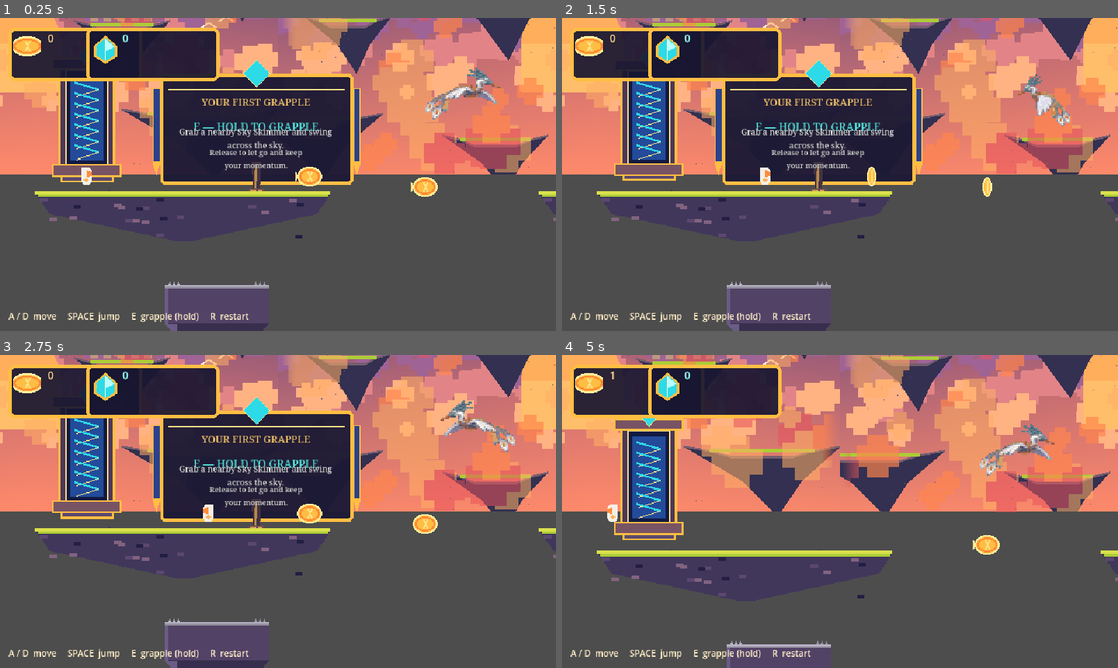
Above: before the commit, frames 1-4 (two rows, left to right).
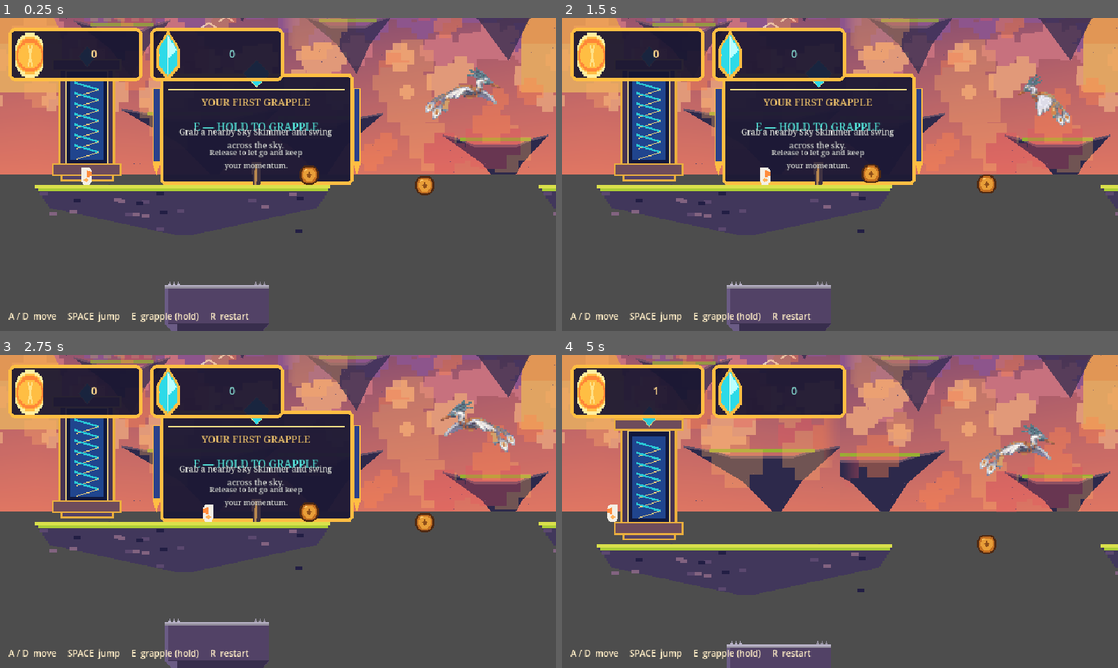
Above: after the commit, the same moments.

Repository: sebastiannovia/EclipseGameSebastian
Game: Godot game, scene res://scenes/Main.tscn
The game is run twice, just before and just after one commit, with the same random seed, the same clock (stepped at 60 frames per second) and the same inputs.
Inputs (mouse positions are in pixels of both pictures, inside the frame that each line leads up to):
- Up to frame 1 (0.25 s): no input
- Up to frame 2 (1.5 s): tap Enter at 0.5 s; move the mouse to (962, 158) at 0.52 s; hold D (move_right) from 0.53 s (still down); tap E (grapple) at 0.6, 1.35 s; click (962, 158) at 0.67 s; tap Space (jump) at 0.77, 1.07 s; move the mouse to (728, 190) at 1.27 s; click (728, 190) at 1.42 s
- Up to frame 3 (2.75 s): tap Space (jump) at 1.52, 1.82 s; move the mouse to (333, 442) at 2.02 s; release D (move_right) at 2.03 s; hold A (move_left) from 2.03 s (still down); tap E (grapple) at 2.1 s; click (333, 442) at 2.17 s
- Up to frame 4 (5 s): move the mouse to (812, 574) at 2.77 s; release A (move_left) at 2.78 s; hold D (move_right) 2.78-4.28 s; tap E (grapple) at 2.85, 3.6, 4.35 s; click (812, 574) at 2.92 s; tap Space (jump) at 3.02, 3.32, 3.77, 4.07, 4.52, 4.82 s; move the mouse to (1006, 558) at 3.52 s; click (1006, 558) at 3.67 s; move the mouse to (673, 464) at 4.27 s; hold A (move_left) from 4.28 s (still down); click (673, 464) at 4.42 s

The runs differ from the first frame. In frame 1, 26% of the frame differs, in the area x 0-100%, y 0-71%; in frame 2, 26%; in frame 3, 26%; in frame 4, 34%, in the area x 0-100%, y 0-78%.

Commit message:
Polish collectible visuals and align platform art

Diff:
--- a/scenes/levels/Level_01.tscn
+++ b/scenes/levels/Level_01.tscn
@@ -89,13 +89,9 @@
 [sub_resource type="RectangleShape2D" id="RectDeathPlane"]
 size = Vector2(5800, 24)
 
-[sub_resource type="AtlasTexture" id="HudCoinFrame"]
+[sub_resource type="AtlasTexture" id="HudPanelFrame"]
 atlas = ExtResource("17_hud_frames")
-region = Rect2(0, 0, 160, 72)
-
-[sub_resource type="AtlasTexture" id="HudGemFrame"]
-atlas = ExtResource("17_hud_frames")
-region = Rect2(160, 0, 160, 72)
+region = Rect2(0, 0, 320, 72)
 
 [node name="Level_01" type="Node2D" unique_id=485609847]
 script = ExtResource("1_level")
@@ -109,6 +105,7 @@
 repeat_times = 10
 
 [node name="Sky" type="Sprite2D" parent="Background/Backdrop" unique_id=1965784943]
+modulate = Color(0.88, 0.86, 0.93, 1)
 texture = ExtResource("11_bg")
 
 [node name="DistantIslands" type="Parallax2D" parent="Background" unique_id=1192578213]
@@ -117,6 +114,7 @@
 repeat_times = 10
 
 [node name="Layer" type="Sprite2D" parent="Background/DistantIslands" unique_id=1709620618]
+modulate = Color(0.86, 0.86, 0.94, 0.72)
 scale = Vector2(0.333333, 0.333333)
 texture = ExtResource("13_far_islands")
 
@@ -126,6 +124,7 @@
 repeat_times = 10
 
 [node name="Layer" type="Sprite2D" parent="Background/Clouds" unique_id=29588490]
+modulate = Color(1, 1, 1, 0.58)
 material = SubResource("CloudFadeMaterial")
 scale = Vector2(0.333333, 0.333333)
 texture = ExtResource("12_clouds")
@@ -475,6 +474,7 @@
 spin_speed = 1.2
 
 [node name="PortalArtwork" type="Sprite2D" parent="EntrancePortal" unique_id=1790214483]
+modulate = Color(0.92, 0.92, 0.92, 1)
 position = Vector2(0, -80)
 texture = ExtResource("14_portal_entry")
 
@@ -492,6 +492,7 @@
 pulse_speed = 2.8
 
 [node name="PortalArtwork" type="Sprite2D" parent="ExitPortal" unique_id=1415316828]
+modulate = Color(0.92, 0.92, 0.92, 1)
 position = Vector2(0, -80)
 texture = ExtResource("15_portal_exit")
 
@@ -582,55 +583,71 @@
 [node name="HudLayer" type="CanvasLayer" parent="." unique_id=208181902]
 layer = 5
 
-[node name="CoinFrame" type="TextureRect" parent="HudLayer" unique_id=1346560128]
+[node name="CollectiblesPanel" type="TextureRect" parent="HudLayer"]
 offset_left = 8.0
 offset_top = 6.0
-offset_right = 88.0
+offset_right = 168.0
 offset_bottom = 42.0
 mouse_filter = 2
-texture = SubResource("HudCoinFrame")
-
-[node name="GemFrame" type="TextureRect" parent="HudLayer" unique_id=485872441]
-offset_left = 94.0
-offset_top = 6.0
-offset_right = 174.0
-offset_bottom = 42.0
-mouse_filter = 2
-texture = SubResource("HudGemFrame")
-
-[node name="CoinIcon" type="TextureRect" parent="HudLayer" unique_id=1629741195]
-offset_left = 15.0
-offset_top = 16.0
-offset_right = 31.0
-offset_bottom = 32.0
+texture = SubResource("HudPanelFrame")
+stretch_mode = 0
+
+[node name="Counters" type="HBoxContainer" parent="HudLayer/CollectiblesPanel"]
+anchors_preset = 15
+anchor_right = 1.0
+anchor_bottom = 1.0
+offset_left = 10.0
+offset_right = -10.0
+grow_horizontal = 2
+grow_vertical = 2
+mouse_filter = 2
+theme_override_constants/separation = 10
+
+[node name="CoinCounter" type="HBoxContainer" parent="HudLayer/CollectiblesPanel/Counters"]
+layout_mode = 2
+custom_minimum_size = Vector2(65, 0)
+size_flags_horizontal = 3
+mouse_filter = 2
+theme_override_constants/separation = 4
+
+[node name="CoinIcon" type="TextureRect" parent="HudLayer/CollectiblesPanel/Counters/CoinCounter"]
+layout_mode = 2
+custom_minimum_size = Vector2(16, 16)
 mouse_filter = 2
 texture = ExtResource("18_hud_coin")
-
-[node name="GemIcon" type="TextureRect" parent="HudLayer" unique_id=192839764]
-offset_left = 101.0
-offset_top = 16.0
-offset_right = 117.0
-offset_bottom = 32.0
-mouse_filter = 2
-texture = ExtResource("19_hud_gem")
-
-[node name="CoinCount" type="Label" parent="HudLayer" unique_id=746113789]
-offset_left = 37.0
-offset_top = 15.0
-offset_right = 80.0
-offset_bottom = 33.0
-theme_override_colors/font_color = Color(1, 0.86, 0.56, 1)
+stretch_mode = 0
+
+[node name="CoinCount" type="Label" parent="HudLayer/CollectiblesPanel/Counters/CoinCounter"]
+layout_mode = 2
+custom_minimum_size = Vector2(32, 0)
+size_flags_horizontal = 3
+mouse_filter = 2
+theme_override_colors/font_color = Color(1, 0.84, 0.55, 1)
 theme_override_font_sizes/font_size = 12
 text = "0"
 horizontal_alignment = 1
 vertical_alignment = 1
 
-[node name="SpecialCoinCount" type="Label" parent="HudLayer" unique_id=547967595]
-offset_left = 123.0
-offset_top = 15.0
-offset_right = 166.0
-offset_bottom = 33.0
-theme_override_colors/font_color = Color(0.55, 0.94, 0.91, 1)
+[node name="SpecialCounter" type="HBoxContainer" parent="HudLayer/CollectiblesPanel/Counters"]
+layout_mode = 2
+custom_minimum_size = Vector2(65, 0)
+size_flags_horizontal = 3
+mouse_filter = 2
+theme_override_constants/separation = 4
+
+[node name="GemIcon" type="TextureRect" parent="HudLayer/CollectiblesPanel/Counters/SpecialCounter"]
+layout_mode = 2
+custom_minimum_size = Vector2(16, 16)
+mouse_filter = 2
+texture = ExtResource("19_hud_gem")
+stretch_mode = 0
+
+[node name="SpecialCoinCount" type="Label" parent="HudLayer/CollectiblesPanel/Counters/SpecialCounter"]
+layout_mode = 2
+custom_minimum_size = Vector2(32, 0)
+size_flags_horizontal = 3
+mouse_filter = 2
+theme_override_colors/font_color = Color(0.52, 0.86, 0.82, 1)
 theme_override_font_sizes/font_size = 12
 text = "0"
 horizontal_alignment = 1
--- a/scripts/levels/float_island.gd
+++ b/scripts/levels/float_island.gd
@@ -53,7 +53,12 @@
 	sprite.centered = true
 	var texture_size: Vector2 = sprite.texture.get_size()
 	sprite.scale = Vector2(rect.size.x / texture_size.x, 1.0)
-	sprite.position = shape_node.position + Vector2(0.0, 13.0)
+	# All supplied platform prefabs put the grass surface seven pixels below the image top.
+	# Align the first visible grass row with the collision top for each texture
+	# height and each existing rectangle height.
+	var visible_surface_row: float = 7.0
+	var artwork_top_offset: float = (texture_size.y - rect.size.y) * 0.5 - visible_surface_row
+	sprite.position = shape_node.position + Vector2(0.0, artwork_top_offset)
 	sprite.z_index = -1
 	add_child(sprite)
 
--- a/scripts/levels/level_01.gd
+++ b/scripts/levels/level_01.gd
@@ -71,8 +71,8 @@
 @onready var _restart_button: Button = get_node("VictoryUI/Center/Box/RestartButton") as Button
 @onready var _hint: Label = get_node("HudLayer/Hint") as Label
 @onready var _tutorial_ui: GrappleTutorial = get_node("GrappleTutorialSign") as GrappleTutorial
-@onready var _coin_count_label: Label = get_node("HudLayer/CoinCount") as Label
-@onready var _special_count_label: Label = get_node("HudLayer/SpecialCoinCount") as Label
+@onready var _coin_count_label: Label = get_node("HudLayer/CollectiblesPanel/Counters/CoinCounter/CoinCount") as Label
+@onready var _special_count_label: Label = get_node("HudLayer/CollectiblesPanel/Counters/SpecialCounter/SpecialCoinCount") as Label
 
 var _state: State = State.PLAYING
 var _elapsed: float = 0.0
--- a/scripts/levels/portal.gd
+++ b/scripts/levels/portal.gd
@@ -33,7 +33,7 @@
 	_elapsed += delta
 	var artwork: Sprite2D = get_node_or_null("PortalArtwork") as Sprite2D
 	if artwork != null:
-		artwork.scale.y = 1.0 + 0.018 * sin(_elapsed * pulse_speed)
+		artwork.scale.y = 1.0 + 0.008 * sin(_elapsed * pulse_speed)
 	else:
 		queue_redraw()
 
--- a/scripts/objects/coin.gd
+++ b/scripts/objects/coin.gd
@@ -3,19 +3,11 @@
 class_name CoinPickup
 
 @export_range(1, 999, 1) var value: int = 1
-@export_range(0.2, 4.0, 0.1) var animation_speed: float = 0.8
-@export_range(0.0, 8.0, 0.25) var bob_height: float = 2.5
+@export_range(0.2, 4.0, 0.1) var animation_speed: float = 0.4
+@export_range(0.0, 8.0, 0.25) var bob_height: float = 1.0
 
 const TRACKER_GROUP: StringName = &"collectible_tracker"
 const PICKUP_DURATION: float = 0.38
-
-const COIN_SHEET: Texture2D = preload(
-	"res://assets/art/final_pack/STRATOS_Art_Assets/collectibles/coin_spin_6f_32x32.png"
-)
-
-const PICKUP_SHEET: Texture2D = preload(
-	"res://assets/art/final_pack/STRATOS_Art_Assets/effects/coin_pickup_8f_64x64.png"
-)
 
 @onready var _collision: CollisionShape2D = get_node_or_null("CollisionShape2D") as CollisionShape2D
 
@@ -42,7 +34,7 @@
 		_pickup_elapsed += delta
 		queue_redraw()
 
-		if _pickup_elapsed >= PICKUP_DURATION:
+		if _pickup_elapsed >= _pickup_duration():
 			queue_free()
 
 		return
@@ -60,46 +52,48 @@
 		_draw_pickup_effect()
 		return
 
+	var flip_width: float = 0.93 + 0.07 * absf(cos(_elapsed * TAU * animation_speed))
+	draw_set_transform(Vector2.ZERO, 0.0, Vector2(flip_width, 1.0))
 	_draw_idle_art()
+	draw_set_transform(Vector2.ZERO, 0.0, Vector2.ONE)
 
 
 func _draw_idle_art() -> void:
-	var frame: int = int(floor(_elapsed * animation_speed * 8.0)) % 6
-	var region := Rect2(
-		Vector2(frame * 32, 0),
-		Vector2(32, 32)
-	)
-
-	draw_texture_rect_region(
-		COIN_SHEET,
-		Rect2(-16, -16, 32, 32),
-		region
-	)
+	# A faceted gold coin with a dark rim and a restrained engraved sun mark.
+	draw_colored_polygon(PackedVector2Array([
+		Vector2(-4, -11), Vector2(4, -11), Vector2(8, -9), Vector2(11, -4),
+		Vector2(11, 4), Vector2(8, 9), Vector2(4, 11), Vector2(-4, 11),
+		Vector2(-8, 9), Vector2(-11, 4), Vector2(-11, -4), Vector2(-8, -9),
+	]), Color(0.31, 0.16, 0.07, 1.0))
+	draw_colored_polygon(PackedVector2Array([
+		Vector2(-4, -9), Vector2(4, -9), Vector2(7, -7), Vector2(9, -3),
+		Vector2(9, 3), Vector2(7, 7), Vector2(4, 9), Vector2(-4, 9),
+		Vector2(-7, 7), Vector2(-9, 3), Vector2(-9, -3), Vector2(-7, -7),
+	]), Color(0.76, 0.43, 0.13, 1.0))
+	draw_colored_polygon(PackedVector2Array([
+		Vector2(-3, -7), Vector2(3, -7), Vector2(6, -5), Vector2(7, -2),
+		Vector2(7, 2), Vector2(5, 5), Vector2(3, 7), Vector2(-3, 7),
+		Vector2(-5, 5), Vector2(-7, 2), Vector2(-7, -2), Vector2(-5, -5),
+	]), Color(0.91, 0.62, 0.22, 1.0))
+	draw_colored_polygon(PackedVector2Array([
+		Vector2(0, -4), Vector2(3, 0), Vector2(0, 4), Vector2(-3, 0),
+	]), Color(0.56, 0.31, 0.10, 1.0))
+	draw_colored_polygon(PackedVector2Array([
+		Vector2(-6, -5), Vector2(-4, -7), Vector2(-1, -7), Vector2(-4, -5),
+	]), Color(1.0, 0.79, 0.42, 1.0))
 
 
 func _draw_pickup_effect() -> void:
-	var frame: int = mini(
-		7,
-		int(floor(_pickup_elapsed / PICKUP_DURATION * 8.0))
-	)
-
-	var region := Rect2(
-		Vector2(frame * 64, 0),
-		Vector2(64, 64)
-	)
-
-	var alpha: float = 1.0 - clampf(
-		_pickup_elapsed / PICKUP_DURATION,
-		0.0,
-		1.0
-	)
-
-	draw_texture_rect_region(
-		PICKUP_SHEET,
-		Rect2(-32, -32, 64, 64),
-		region,
-		Color(1, 1, 1, alpha)
-	)
+	var progress: float = clampf(_pickup_elapsed / PICKUP_DURATION, 0.0, 1.0)
+	var alpha: float = 1.0 - progress
+	for index in 5:
+		var angle: float = TAU * float(index) / 5.0 - PI * 0.5
+		var point: Vector2 = Vector2.from_angle(angle) * (2.0 + progress * 8.0)
+		var size: float = 1.5 * alpha + 0.5
+		draw_colored_polygon(PackedVector2Array([
+			point + Vector2(0, -size), point + Vector2(size * 0.6, 0),
+			point + Vector2(0, size), point + Vector2(-size * 0.6, 0),
+		]), Color(0.88, 0.59, 0.22, alpha))
 
 
 func _on_body_entered(body: Node2D) -> void:
@@ -122,3 +116,7 @@
 		tracker.call("add_coins", maxi(1, value))
 	else:
 		push_warning("CoinPickup: No collectible tracker found.")
+
+
+func _pickup_duration() -> float:
+	return PICKUP_DURATION
--- a/scripts/objects/flying_creature.gd
+++ b/scripts/objects/flying_creature.gd
@@ -223,11 +223,11 @@
 
 	if _hooked:
 		_anchor_fx.modulate = Color(hooked_color, 1.0)
-		_anchor_fx.scale = Vector2(anchor_scale * 1.25, anchor_scale * 1.25)
-		_anchor_fx.speed_scale = 1.6
+		_anchor_fx.scale = Vector2(anchor_scale * 1.1, anchor_scale * 1.1)
+		_anchor_fx.speed_scale = 1.0
 	else:
-		var pulse: float = 0.5 + 0.5 * sin(_elapsed * 6.0)
-		_anchor_fx.modulate = Color(range_color, 0.45 + 0.4 * pulse)
+		var pulse: float = 0.5 + 0.5 * sin(_elapsed * 2.5)
+		_anchor_fx.modulate = Color(range_color, 0.38 + 0.2 * pulse)
 		_anchor_fx.scale = Vector2(anchor_scale, anchor_scale)
 		_anchor_fx.speed_scale = 1.0
 
--- a/scripts/objects/special_coin.gd
+++ b/scripts/objects/special_coin.gd
@@ -1,20 +1,36 @@
 extends "res://scripts/objects/coin.gd"
 
-const GEM_SHEET: Texture2D = preload("res://assets/art/final_pack/STRATOS_Art_Assets/collectibles/special_gem_spin_6f_40x40.png")
-const GEM_PICKUP_SHEET: Texture2D = preload("res://assets/art/final_pack/STRATOS_Art_Assets/effects/gem_pickup_8f_64x64.png")
-
-
 func _draw_idle_art() -> void:
-	var frame: int = int(floor(_elapsed * animation_speed * 8.0)) % 6
-	var region := Rect2(Vector2(frame * 40, 0), Vector2(40, 40))
-	draw_texture_rect_region(GEM_SHEET, Rect2(-20, -20, 40, 40), region)
+	# A small turquoise gem with a restrained gold setting and crisp facets.
+	draw_colored_polygon(PackedVector2Array([
+		Vector2(0, -14), Vector2(8, -9), Vector2(10, -4), Vector2(8, 7),
+		Vector2(0, 14), Vector2(-8, 7), Vector2(-10, -4), Vector2(-8, -9),
+	]), Color(0.30, 0.19, 0.12, 1.0))
+	draw_colored_polygon(PackedVector2Array([
+		Vector2(0, -12), Vector2(7, -8), Vector2(8, -3), Vector2(6, 6),
+		Vector2(0, 11), Vector2(-6, 6), Vector2(-8, -3), Vector2(-7, -8),
+	]), Color(0.83, 0.55, 0.20, 1.0))
+	draw_colored_polygon(PackedVector2Array([
+		Vector2(0, -9), Vector2(5, -6), Vector2(6, -2), Vector2(4, 5),
+		Vector2(0, 9), Vector2(-4, 5), Vector2(-6, -2), Vector2(-5, -6),
+	]), Color(0.13, 0.52, 0.55, 1.0))
+	draw_colored_polygon(PackedVector2Array([
+		Vector2(0, -8), Vector2(3, -5), Vector2(0, 2), Vector2(-3, -1),
+	]), Color(0.50, 0.82, 0.75, 1.0))
 
 
 func _draw_pickup_effect() -> void:
-	var frame: int = mini(7, int(floor(_pickup_elapsed / _pickup_duration() * 8.0)))
-	var region := Rect2(Vector2(frame * 64, 0), Vector2(64, 64))
-	var alpha: float = 1.0 - clampf(_pickup_elapsed / _pickup_duration(), 0.0, 1.0)
-	draw_texture_rect_region(GEM_PICKUP_SHEET, Rect2(-32, -32, 64, 64), region, Color(1, 1, 1, alpha))
+	var progress: float = clampf(_pickup_elapsed / _pickup_duration(), 0.0, 1.0)
+	var alpha: float = 1.0 - progress
+	for index in 7:
+		var angle: float = TAU * float(index) / 7.0 + progress * 0.25
+		var point: Vector2 = Vector2.from_angle(angle) * (3.0 + progress * 11.0)
+		var size: float = 1.8 * alpha + 0.5
+		var color := Color(0.33, 0.77, 0.73, alpha) if index % 2 == 0 else Color(0.82, 0.55, 0.22, alpha)
+		draw_colored_polygon(PackedVector2Array([
+			point + Vector2(0, -size), point + Vector2(size * 0.6, 0),
+			point + Vector2(0, size), point + Vector2(-size * 0.6, 0),
+		]), color)
 
 
 func _award_collection() -> void:
